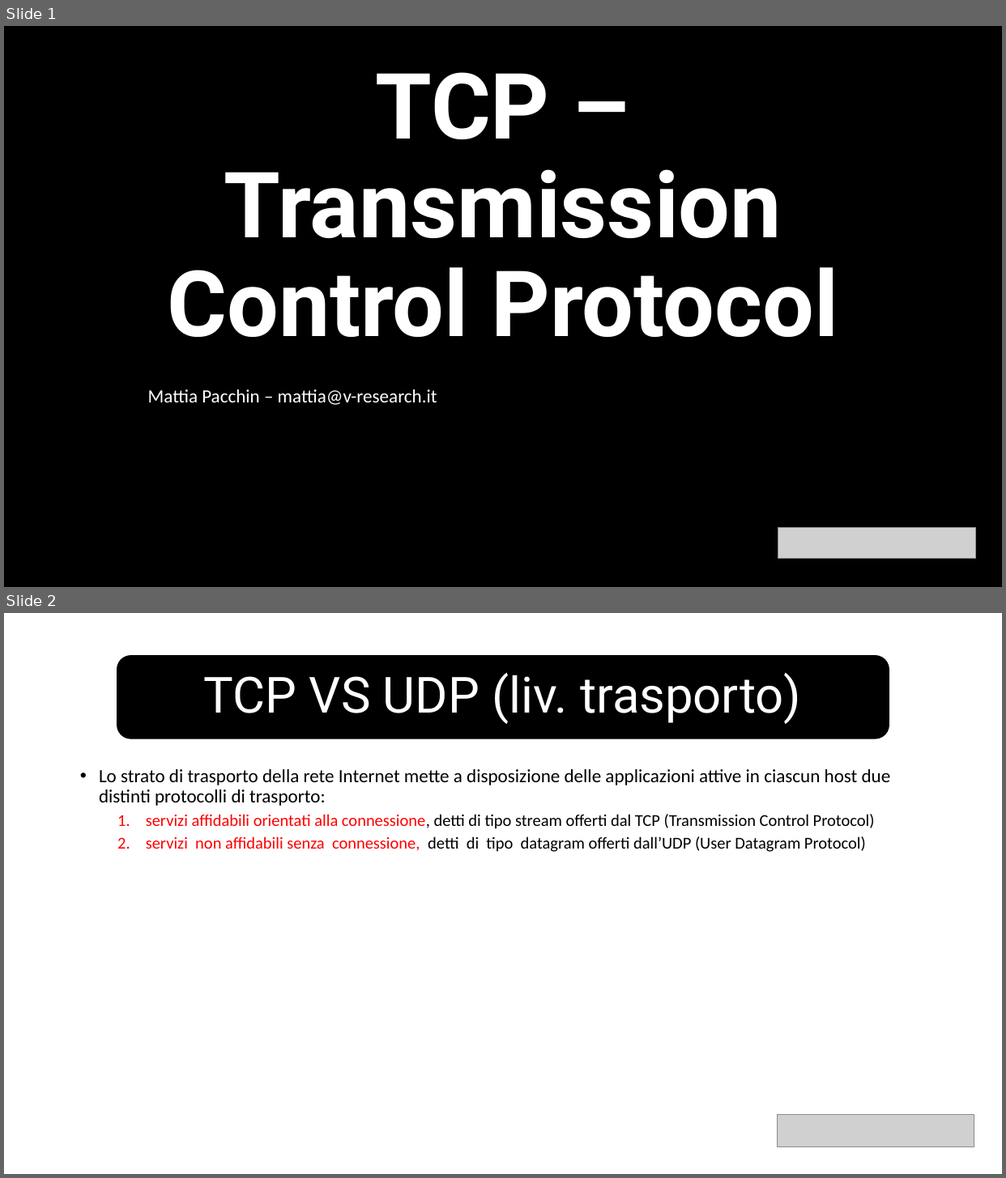
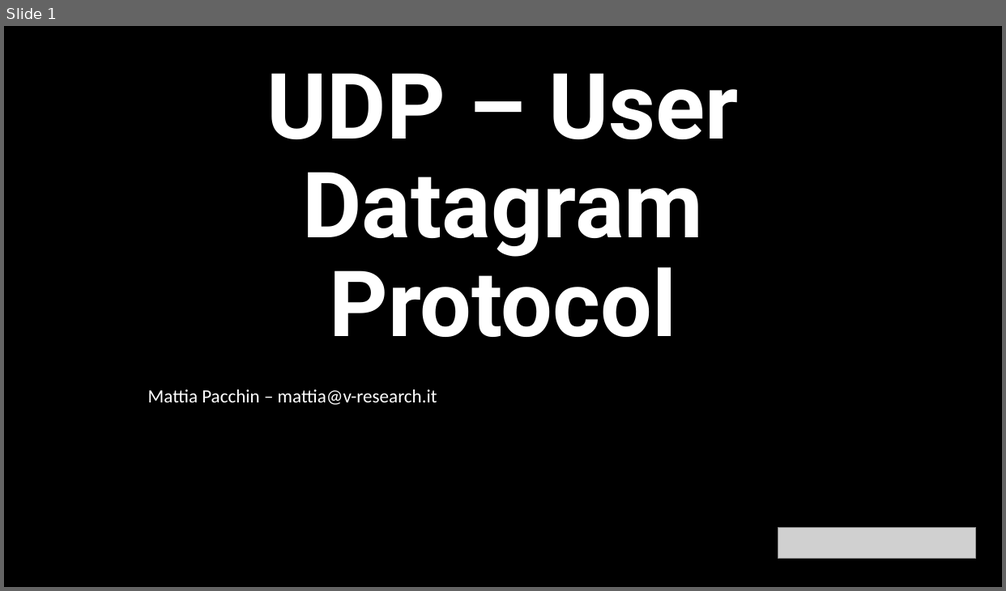
Before and after one commit to v-research/edu, a slide deck: network_introduction_2022/material/l5/udp.pptx. Shown one above the other, each under a label of ours: slides 1 and 2 before the commit, slide 1 after it. The pictures are 1006x1178 and 1006x591 pixels, drawn with LibreOffice and Linux fonts; fonts in the diff are those of the drawing; grey boxes stand for pictures. Boxes give left, top, right and bottom in pixels: in the first picture for what was removed or moved away, otherwise in the second. Text is boxed around its words. In the diff, an @@ line names an element or a change of style, - is before the commit and + after.

```diff
--- a/network_introduction_2022/material/l5/udp.pptx
+++ b/network_introduction_2022/material/l5/udp.pptx
@@ slide 2 removed at (x1=4, y1=613, x2=1002, y2=1174), background #FFFFFF @@
@@ rounded rectangle removed at (x1=117, y1=656, x2=889, y2=739) @@
@@ title removed at (x1=204, y1=673, x2=801, y2=724) @@
-TCP VS UDP (liv. trasporto)
@@ text removed at (x1=99, y1=769, x2=891, y2=852) @@
-• Lo strato di trasporto della rete Internet mette a disposizione delle applicazioni attive in ciascun host due distinti protocolli di trasporto:
-  1. servizi affidabili orientati alla connessione, detti di tipo stream offerti dal TCP (Transmission Control Protocol)
-  2. servizi non affidabili senza connessione, detti di tipo datagram offerti dall’UDP (User Datagram Protocol)
@@ picture removed at (x1=778, y1=1114, x2=975, y2=1147) @@
@@ slide 1 changed as well @@
@@ title at (x1=267, y1=73, x2=739, y2=337): text changed @@
-TCP – Transmission Control Protocol
+UDP – User Datagram Protocol
```
Also in this commit, not shown: 1 other slide changed, 4 slides added, 4 other slides removed, 9 other files.
